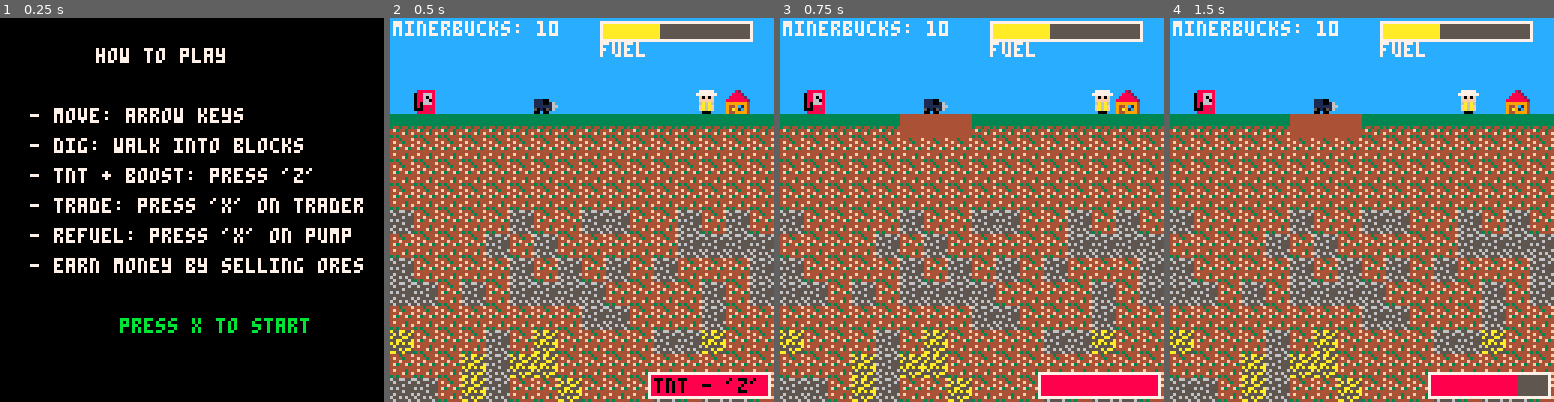
Above: before the commit, frames 1-4 (left to right).
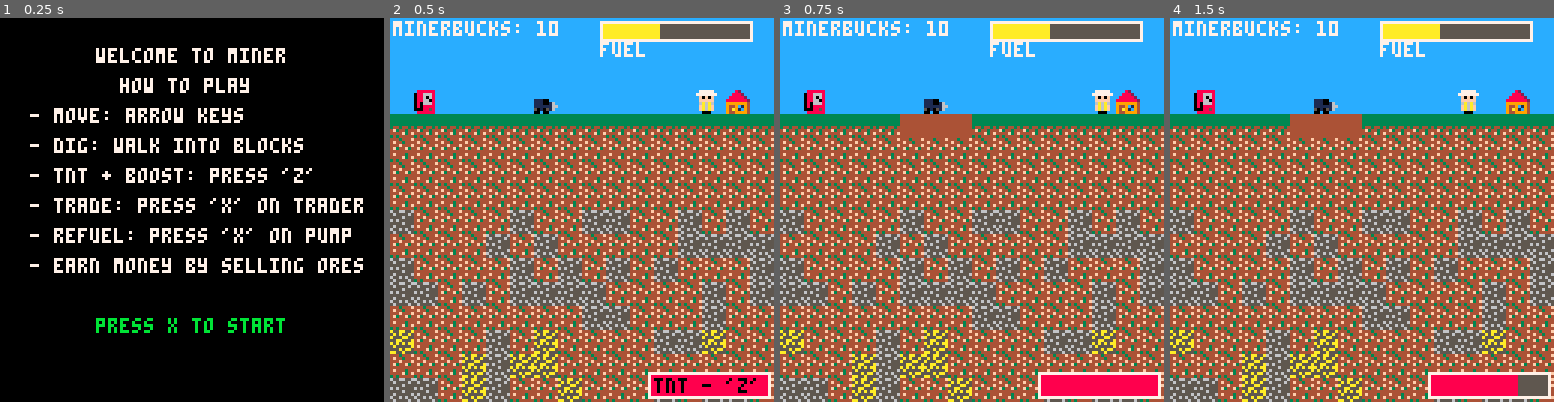
Above: after the commit, the same moments.

Repository: grantsweeney02/Miner
Game: PICO-8 cartridge miner.p8
Two runs of this game, one before a commit and one after it. Both use one fixed random seed, a clock stepped at 60 frames per second and the inputs below.
Inputs:
- Up to frame 1 (0.25 s): no input
- Up to frame 2 (0.5 s): tap X (X key) at 0.33 s
- Up to frame 3 (0.75 s): tap O (Z key) at 0.7 s
- Up to frame 4 (1.5 s): tap X (X key) at 1.07 s

The runs differ from the first frame. In frame 1, 2.2% of the frame differs, in the area x 25-81%, y 7-83%; in frame 2, nothing differs; in frame 3, nothing differs; in frame 4, nothing differs.

Commit message:
fixed instruction screen layout

Diff:
--- a/miner.p8
+++ b/miner.p8
@@ -277,14 +277,15 @@
 function draw_instructions()
     cls(0)
 
-    print("how to play", 32, 10, 7)
+    print ("welcome to miner", 32, 10, 7)
+    print("how to play", 40, 20, 7)
     print("- move: arrow keys", 10, 30, 7)
     print("- dig: walk into blocks", 10, 40, 7)
     print("- tnt + boost: press 'z'", 10, 50, 7)
     print("- trade: press 'x' on trader", 10, 60, 7)
     print("- refuel: press 'x' on pump", 10, 70, 7)
     print("- earn money by selling ores", 10, 80, 7)
-    print("press x to start", 40, 100, 11)
+    print("press x to start", 32, 100, 11)
 
 end
 
Not shown, changed: the music (__music__) section of miner.p8
